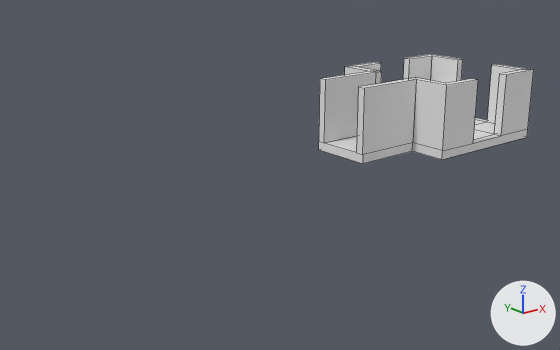
The Blender file Assets/Models/level 3/level3.blend, before and after one commit.
One viewpoint serves both versions: a 50 mm camera at (-73.9, -61.6, 23.6) aimed at (-23.8, 1.0, -1.4). The lights are fixed; the arrows at lower right show +X, +Y and +Z. Mesh edges are drawn as thin lines.

In view in the first picture: 'Hallway', 'Room'.
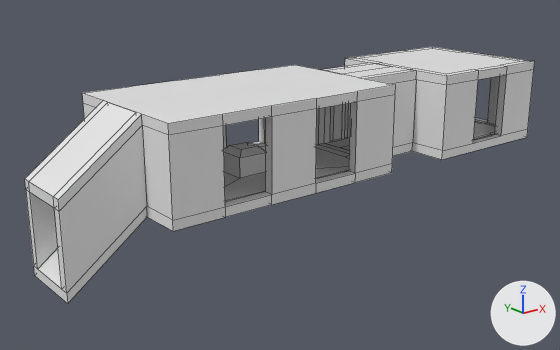
Where the change shows, as pixel boxes [x1, y1, x2, y2] in the pictures (560 x 350 px):
'Room Long', added
    after: [82, 65, 396, 231]
'Stairs', added
    after: [25, 101, 147, 304]
'Room', reshaped (7% taller)
    before: [345, 54, 534, 160]
    after: [345, 47, 535, 160]
'Hallway', reshaped
    before: [319, 71, 416, 164]
    after: [322, 63, 416, 156]
part 1 of me_cube, built on
    before: [345, 54, 532, 160]
    after: [345, 47, 535, 160]
part 2 of me_cube_001, built on
    before: [319, 71, 415, 164]
    after: [322, 63, 416, 151]

The change, as a list of edits to the scene's bpy script:
```text
Change me_cube:
    used by ob_room; location = (0.0, 0.0, 0.0)
    remove me_cube.from_pydata(...)  # 62 vertices, 56 faces; spans x -8.0..8.0, y -8.0..8.0, z -0.5..7.8
    add me_cube.from_pydata(...)  # 124 vertices, 100 faces, 6 loose edges; spans x -8.0..8.0, y -8.0..8.0, z -0.5..8.8
    me_cube part 1
    10 vertices are removed from x -8.0..2.6, y -3.6..3.6, z -0.5..7.8
    27 faces are deleted
    47 vertices are added at x -7.0..7.0, y -7.0..7.0, z 0.3..8.8
    18 new vertices lie (0.0, 0.0, 1.0) away from vertices in x -8.0..8.0, y -8.0..8.0, z 7.8
    7 new vertices lie (0.0, 4.4, 0.0) away from vertices in x -7.0..7.0, y -7.0..2.6, z 8.8
    6 loose edges are added
    71 new faces join them
Change me_cube_001:
    used by ob_hallway; location = (-12.0, 0.0, 0.0)
    remove me_cube_001.from_pydata(...)  # 20 vertices, 16 faces; spans x -4.0..4.0, y -3.61..3.61, z -0.5..7.84
    add me_cube_001.from_pydata(...)  # 84 vertices, 70 faces; spans x -4.0..4.0, y -3.61..3.61, z -0.5..8.84
    me_cube_001 part 2
    8 faces are deleted
    38 vertices are added at x -4.0..4.0, y -2.63..2.63, z -0.5..7.84
    8 new vertices lie (0.0, 0.0, 1.0) away from vertices in x -4.0..4.0, y -3.61..3.61, z 7.84
    6 new vertices lie (0.0, 2.63, 0.0) away from vertices in x -4.0..4.0, y -2.63, z 0.5..8.84
    6 new vertices lie (0.0, 0.0, -6.88) away from vertices in x -2.96..2.96, y -2.36, z 7.61
    6 new vertices lie (0.0, 0.0, -6.88) away from vertices in x -2.96..2.96, y 2.36, z 7.61
    62 new faces join them
Add me_cube_003:
    me_cube_003.from_pydata(...)  # 28 vertices, 26 faces; spans x -4.0..4.0, y -3.6..3.6, z -6.5..8.8
Add me_cube_002:
    me_cube_002.from_pydata(...)  # 120 vertices, 108 faces; spans x -13.3..13.3, y -8.0..8.0, z -0.5..8.8
Add ob_stairs:
    ob_stairs = bpy.data.objects.new('Stairs', me_cube_003)
    ob_stairs.location = (-46.63, 0.0, 0.0)
Add ob_room_long:
    ob_room_long = bpy.data.objects.new('Room Long', me_cube_002)
    ob_room_long.location = (-29.32, 0.0, 0.0)
```
